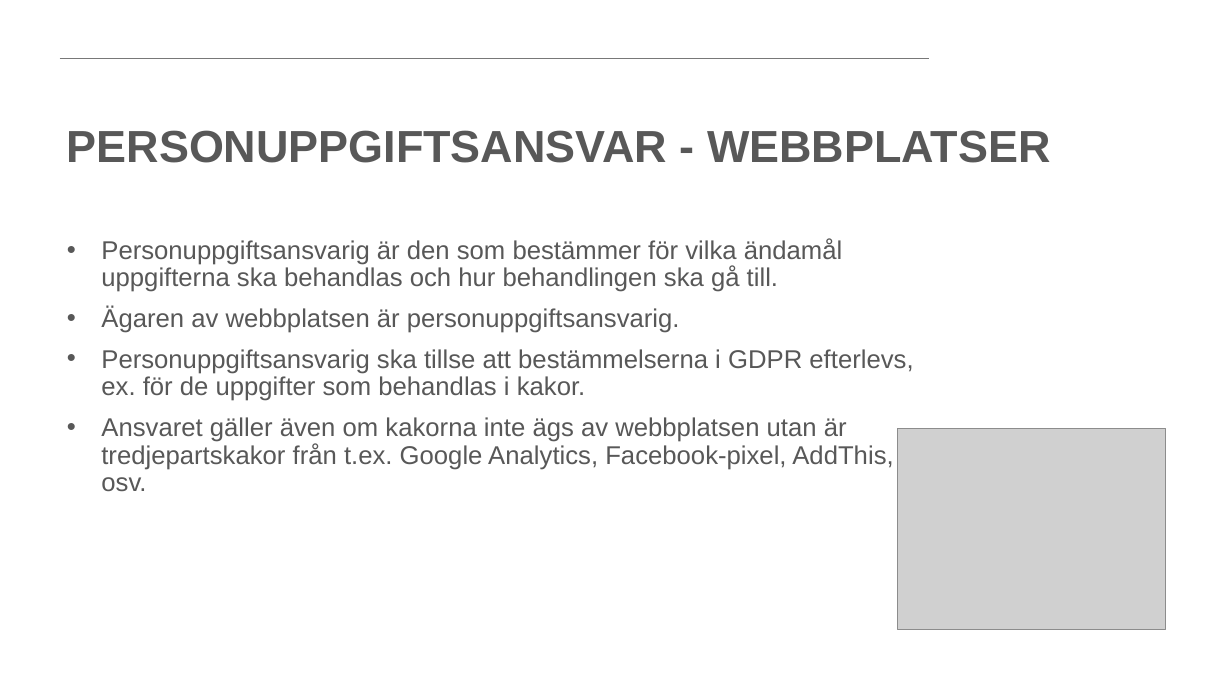
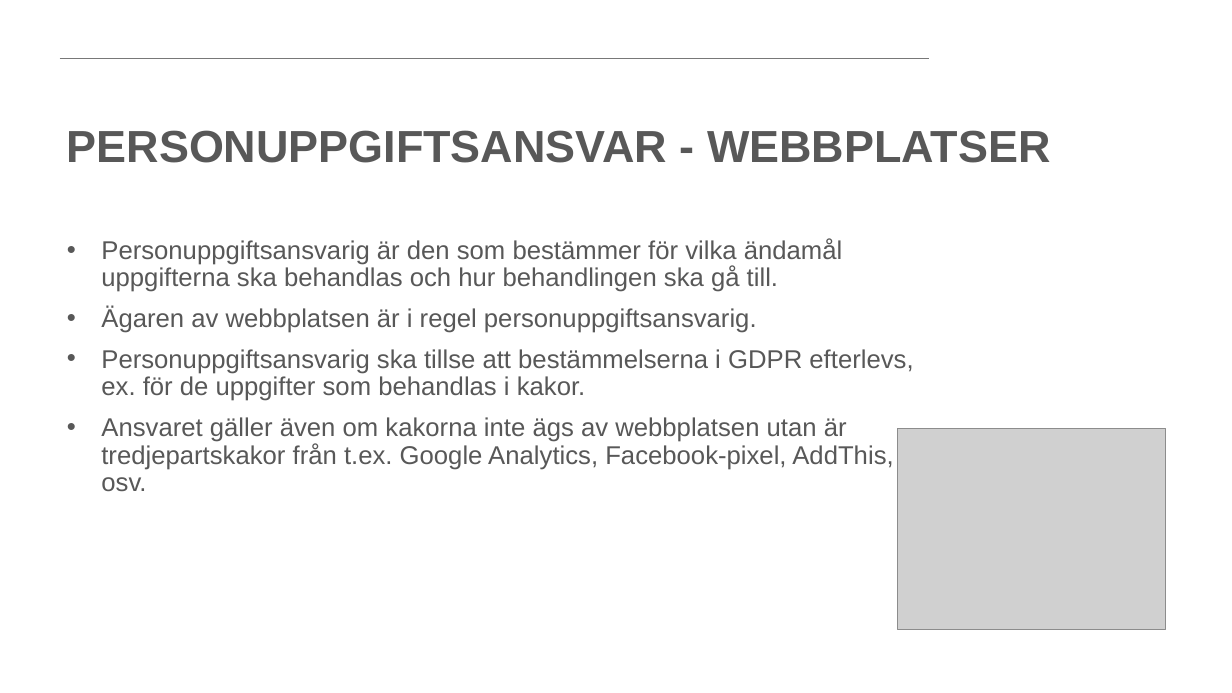
Before and after one commit to PeppeL-G/course-material, a slide deck: slide 9 of src/lectures/gdpr/gdpr.pptx (slide 10 before the commit). Drawn at 1232x693 pixels with LibreOffice and Linux fonts; fonts in the diff are those of the drawing; grey boxes stand for pictures; background and template pictures are left out. Boxes give left, top, right and bottom in pixels: in the first picture for what was removed or moved away, otherwise in the second. Text is boxed around its words. In the diff, an @@ line names an element or a change of style, - is before the commit and + after.

```diff
--- a/src/lectures/gdpr/gdpr.pptx
+++ b/src/lectures/gdpr/gdpr.pptx
@@ text at <box>101,306,757,333</box>: text changed @@
-• Ägaren av webbplatsen är personuppgiftsansvarig.
+• Ägaren av webbplatsen är i regel personuppgiftsansvarig.
```
Also in this commit, not shown: 8 other slides changed, 1 slide added, 1 slide removed, 2 other files.
